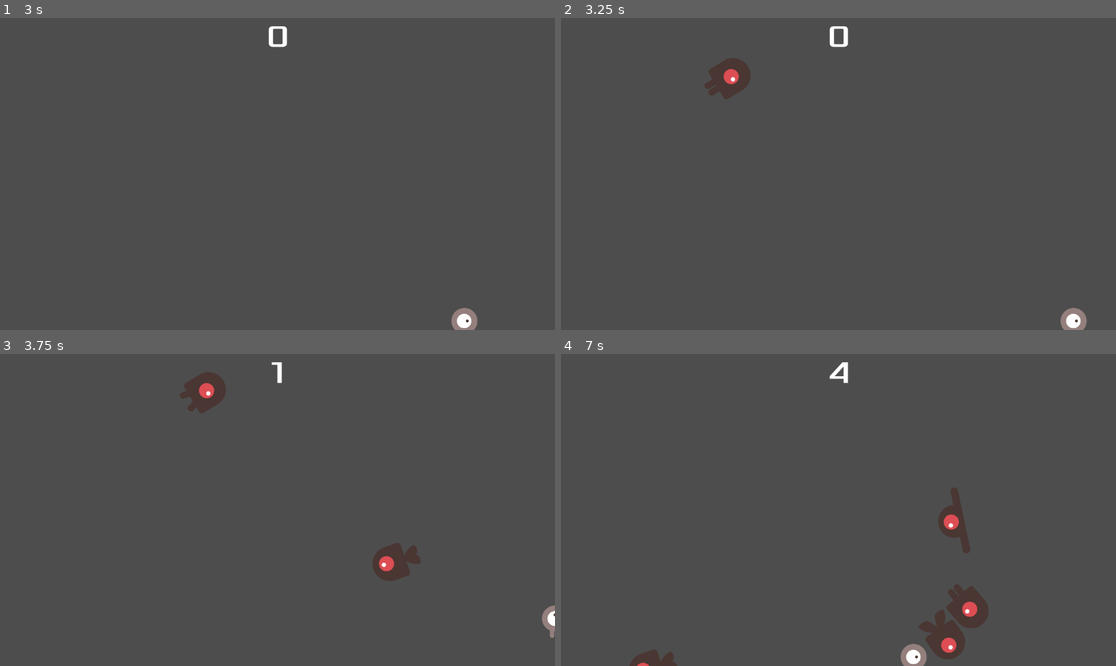
Above: before the commit, frames 1-4 (two rows, left to right).
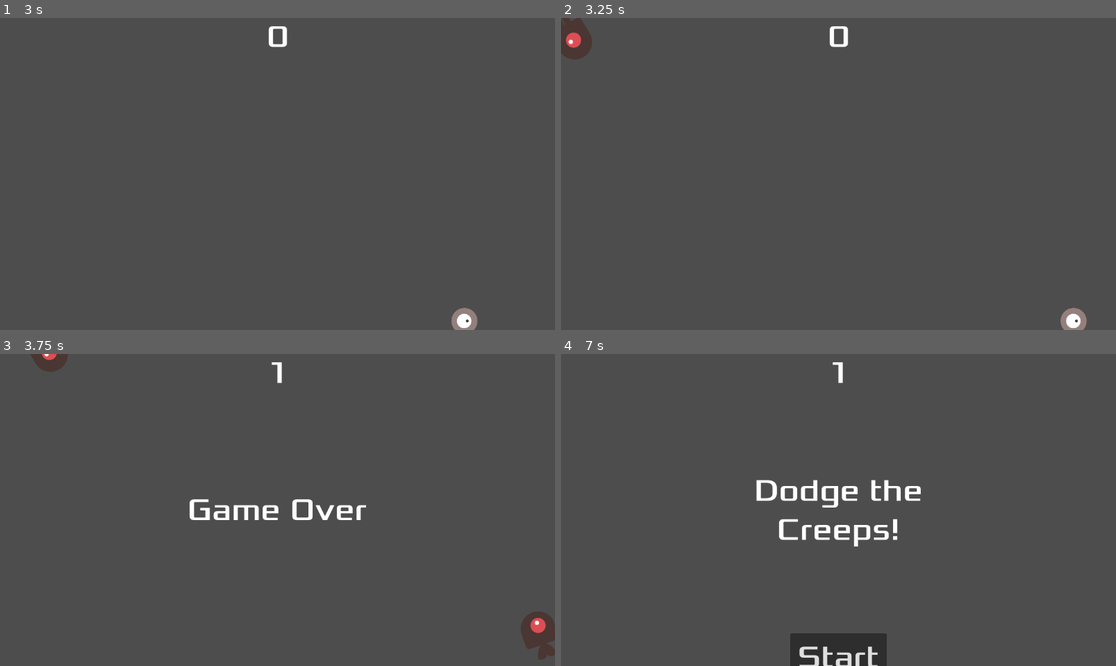
Above: after the commit, the same moments.

Repository: BOYZA408/ProjectMiniLearn2D
Game: Godot game, scene res://main.tscn
Same seed, same stepped clock (60 frames per second), same inputs: the game is played once before the commit and once after it.
Inputs:
- Up to frame 1 (3 s): click "Start" at 0.5 s; tap Enter at 1.25 s; hold Right (move_right) 1.28-2.03 s; hold Down (move_down) 2.03-2.78 s; hold Right (move_right) from 2.78 s (still down)
- Up to frame 2 (3.25 s): keep holding Right (move_right)
- Up to frame 3 (3.75 s): release Right (move_right) at 3.53 s; hold Up (move_up) from 3.53 s (still down)
- Up to frame 4 (7 s): release Up (move_up) at 4.28 s; hold Left (move_left) 4.28-5.78 s; hold Down (move_down) 5.78-6.53 s; hold Right (move_right) from 6.53 s (still down)

Frame 1 is identical in both runs. In frame 2, 1.3% of the frame differs, in the area x 0-35%, y 0-26%; in frame 3, 3.2%; in frame 4, 5.9%, in the area x 12-77%, y 2-100%.

Commit message:
fix code that collection not detect

Diff:
--- a/mob.tscn
+++ b/mob.tscn
@@ -44,13 +44,17 @@
 "speed": 5.0
 }]
 
+[sub_resource type="CapsuleShape2D" id="CapsuleShape2D_1qmh0"]
+radius = 34.05
+height = 68.1
+
 [node name="Mob" type="RigidBody2D"]
 collision_mask = 0
 gravity_scale = 0.0
 script = ExtResource("1_kxkcc")
 
 [node name="AnimatedSprite2D" type="AnimatedSprite2D" parent="."]
-position = Vector2(232, 243)
+rotation = 1.5708
 scale = Vector2(0.75, 0.75)
 sprite_frames = SubResource("SpriteFrames_ak1dq")
 animation = &"fly"
@@ -58,5 +62,6 @@
 frame_progress = 0.422564
 
 [node name="CollisionShape2D" type="CollisionShape2D" parent="."]
+shape = SubResource("CapsuleShape2D_1qmh0")
 
 [node name="VisibleOnScreenNotifier2D" type="VisibleOnScreenNotifier2D" parent="."]
--- a/player.tscn
+++ b/player.tscn
@@ -34,7 +34,6 @@
 [sub_resource type="CapsuleShape2D" id="CapsuleShape2D_ed048"]
 
 [node name="Player" type="Area2D"]
-collision_mask = 0
 script = ExtResource("1_67d4b")
 metadata/_edit_group_ = true
 
@@ -48,3 +47,5 @@
 scale = Vector2(2.75, 2.75)
 shape = SubResource("CapsuleShape2D_ed048")
 debug_color = Color(0.772897, 0.44277, 0, 0.42)
+
+[connection signal="body_entered" from="." to="." method="_on_body_entered"]
Not shown: 1 places in mob.tscn that only renumber resources
